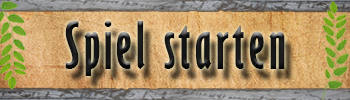
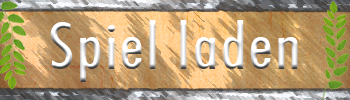
Two versions of the same layered image (350×100). Layer-by-layer changes:
renamed "Spiel starten" to "Spiel laden", painted on it over [50, 20, 298, 82]
painted on "Ebene 1 Kopie" over [0, 83, 350, 100]
painted on "Ebene 1" over [0, 0, 350, 17]
painted on "texture-3.1" over [0, 0, 350, 100]
